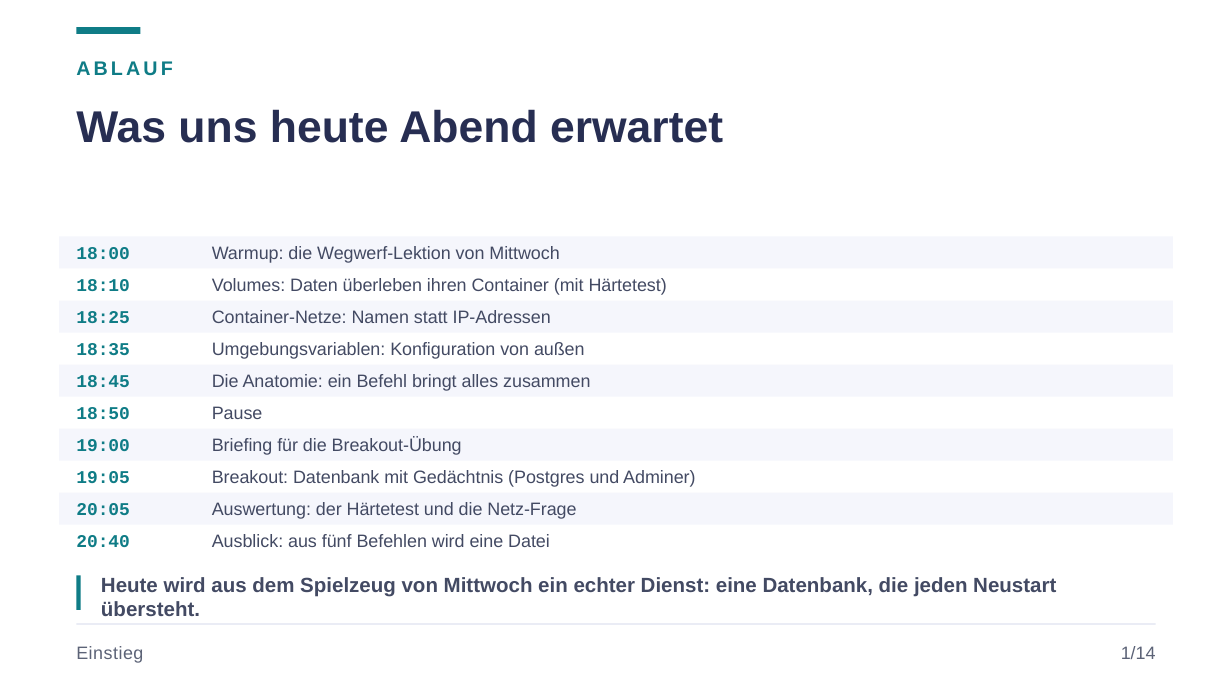
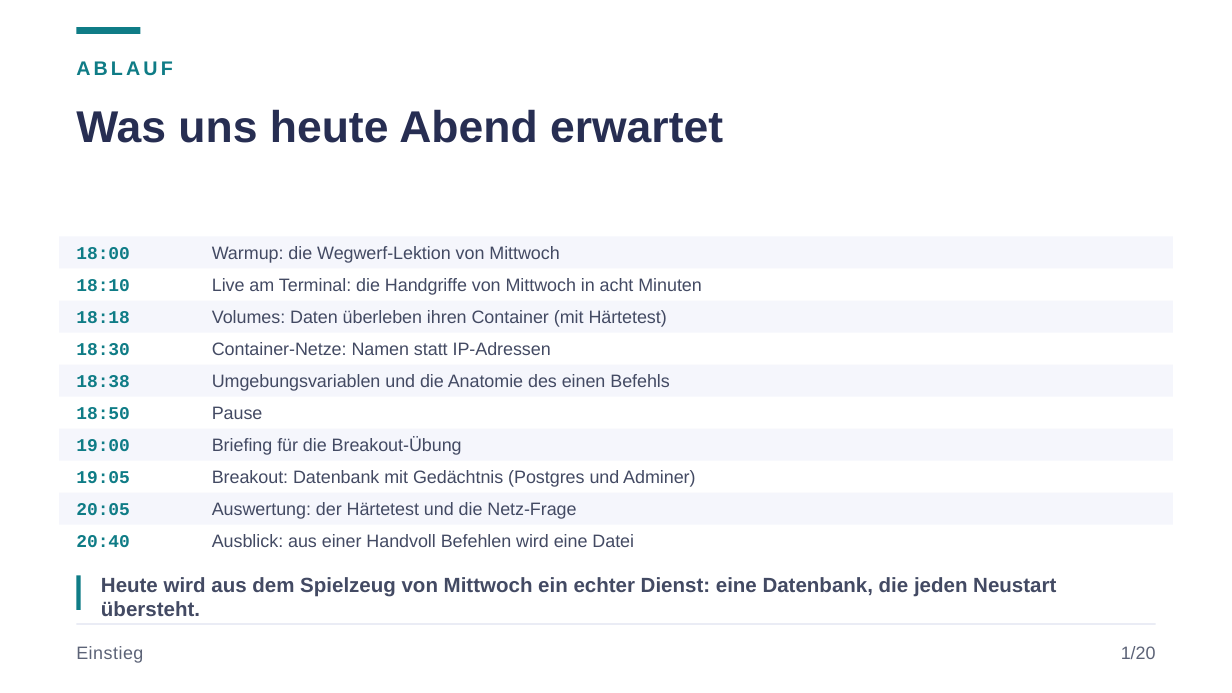
Before and after one commit to JacobMenge/kurs-unterlagen, a slide deck: slide 2 of folien/06-docker-aufbau.pptx. Drawn at 1232x693 pixels with LibreOffice and Linux fonts; fonts in the diff are those of the drawing. Boxes give left, top, right and bottom in pixels: in the first picture for what was removed or moved away, otherwise in the second. Text is boxed around its words. In the diff, an @@ line names an element or a change of style, - is before the commit and + after.

```diff
--- a/folien/06-docker-aufbau.pptx
+++ b/folien/06-docker-aufbau.pptx
@@ text added at [212, 278, 701, 295], 10.5 pt, text #434A63 @@
+Live am Terminal: die Handgriffe von Mittwoch in acht Minuten
@@ text at [76, 311, 130, 323]: text changed @@
-18:25
+18:18
@@ text "Volumes: Daten überleben ihren Container ...": place and size @@
-text "Volumes: Daten überleben ihren Container ..." at [212, 278, 667, 295]
+text "Volumes: Daten überleben ihren Container ..." at [212, 310, 667, 327]
@@ text at [76, 343, 130, 356]: text changed @@
-18:35
+18:30
@@ text "Container-Netze: Namen statt IP-Adressen": place and size @@
-text "Container-Netze: Namen statt IP-Adressen" at [212, 310, 551, 323]
+text "Container-Netze: Namen statt IP-Adressen" at [212, 342, 551, 355]
@@ text removed at [212, 342, 585, 359] @@
-Umgebungsvariablen: Konfiguration von außen
@@ text at [76, 375, 130, 387]: text changed @@
-18:45
+18:38
@@ text at [212, 374, 670, 391]: text changed @@
-Die Anatomie: ein Befehl bringt alles zusammen
+Umgebungsvariablen und die Anatomie des einen Befehls
@@ text at [212, 534, 634, 547]: text changed @@
-Ausblick: aus fünf Befehlen wird eine Datei
+Ausblick: aus einer Handvoll Befehlen wird eine Datei
@@ text at [1121, 646, 1156, 659]: text changed @@
-1/14
+1/20
```
Also in this commit, not shown: 13 other slides changed, 6 slides added, 29 other files.
